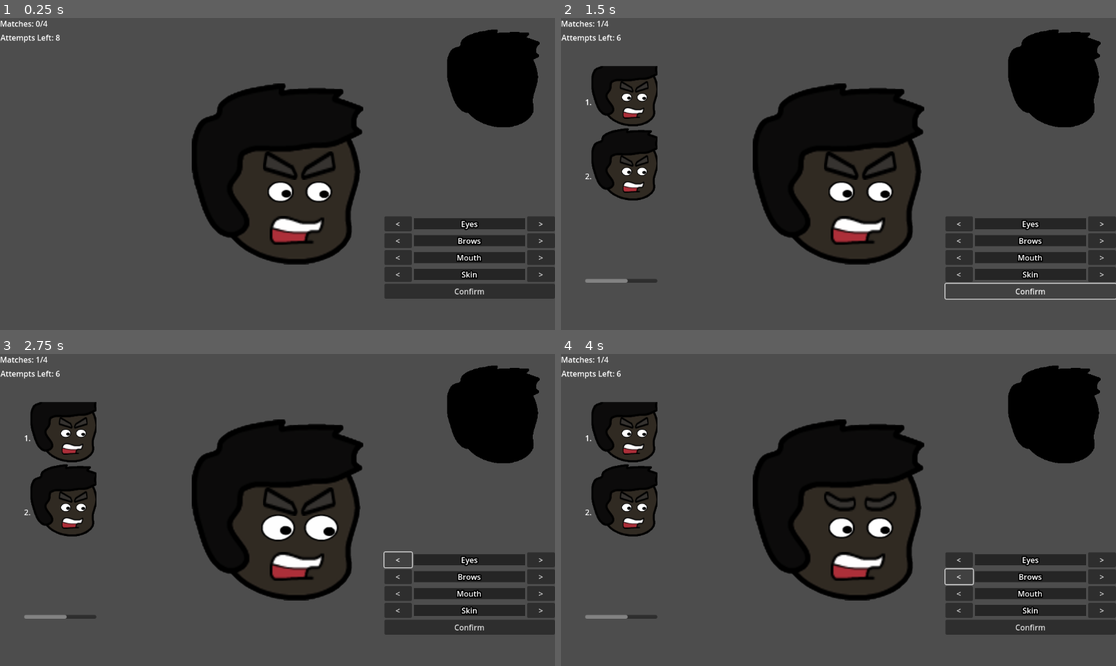
Above: before the commit, frames 1-4 (two rows, left to right).
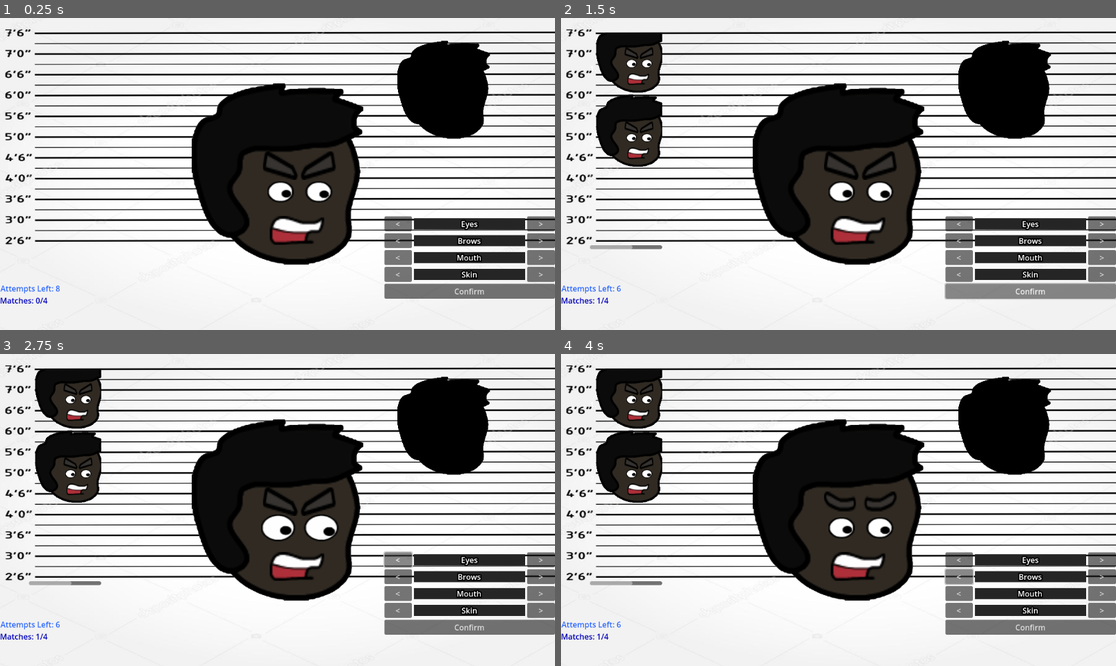
Above: after the commit, the same moments.

Repository: InnerAnythings/catch-thief
Game: Godot game, scene res://scenes/Main.tscn
Two runs of this game, one before a commit and one after it. Both use one fixed random seed, a clock stepped at 60 frames per second and the inputs below.
Inputs:
- Up to frame 1 (0.25 s): no input
- Up to frame 2 (1.5 s): click "Confirm" at 0.5 s; click "Confirm" at 1.25 s
- Up to frame 3 (2.75 s): click "<" at 2 s
- Up to frame 4 (4 s): click ">" at 2.75 s; click "<" at 3.5 s

The runs differ from the first frame. In frame 1, 79% of the frame differs, in the area x 0-100%, y 0-100%; in frame 2, 78%; in frame 3, 79%; in frame 4, 79%.

Commit message:
Adding background picutre and moving UI elements

Diff:
--- a/scenes/Main.tscn
+++ b/scenes/Main.tscn
@@ -22,6 +22,7 @@
 [ext_resource type="AudioStream" uid="uid://5vlxmxil1onk" path="res://assets/Sounds/2.mp3" id="20_2ofn6"]
 [ext_resource type="AudioStream" uid="uid://cyysxil1bxikw" path="res://assets/Sounds/3.mp3" id="21_xa025"]
 [ext_resource type="AudioStream" uid="uid://blv3u7wr31nc0" path="res://assets/Sounds/4.mp3" id="22_36rkl"]
+[ext_resource type="Texture2D" uid="uid://cdth10fpf7i7k" path="res://scenes/hieght.jpg" id="23_ebg2g"]
 
 [sub_resource type="StyleBoxFlat" id="StyleBoxFlat_ft6cd"]
 bg_color = Color(0.144063, 0.144063, 0.144062, 1)
@@ -143,8 +144,10 @@
 text = "Confirm"
 
 [node name="LabelScore" type="Label" parent="CanvasLayer"]
-offset_right = 40.0
-offset_bottom = 23.0
+offset_top = 575.0
+offset_right = 76.0
+offset_bottom = 598.0
+theme_override_colors/font_color = Color(0, 0, 0.745098, 1)
 text = "Score: 0/3"
 
 [node name="BtnRestart" type="Button" parent="CanvasLayer"]
@@ -156,16 +159,17 @@
 
 [node name="LabelAttempts" type="Label" parent="CanvasLayer"]
 offset_left = 1.0
-offset_top = 29.0
+offset_top = 550.0
 offset_right = 125.0
-offset_bottom = 52.0
+offset_bottom = 573.0
+theme_override_colors/font_color = Color(0.178604, 0.410124, 1, 1)
 text = "Attempts Left: 8"
 
 [node name="LabelGameOver" type="Label" parent="CanvasLayer"]
-offset_left = 487.0
-offset_top = 310.0
-offset_right = 624.0
-offset_bottom = 344.0
+offset_left = 546.0
+offset_top = 558.0
+offset_right = 683.0
+offset_bottom = 592.0
 theme_override_colors/font_color = Color(0.890196, 0.113725, 0, 1)
 theme_override_colors/font_shadow_color = Color(0.498039, 0, 0, 1)
 theme_override_font_sizes/font_size = 24
@@ -173,10 +177,10 @@
 horizontal_alignment = 1
 
 [node name="ScrollContainer" type="ScrollContainer" parent="CanvasLayer"]
-offset_left = 50.0
-offset_top = 100.0
-offset_right = 200.0
-offset_bottom = 550.0
+offset_left = 60.0
+offset_top = 30.0
+offset_right = 210.0
+offset_bottom = 480.0
 
 [node name="HistoryList" type="VBoxContainer" parent="CanvasLayer/ScrollContainer"]
 layout_mode = 2
@@ -185,13 +189,22 @@
 zoom = Vector2(0.5, 0.5)
 
 [node name="TargetCharacter" parent="." instance=ExtResource("1_rvslj")]
-position = Vector2(896, -397)
+position = Vector2(690, -350)
 scale = Vector2(0.54, 0.54)
 
 [node name="Character" parent="." instance=ExtResource("1_rvslj")]
 
 [node name="Hair" parent="Character" index="4"]
 modulate = Color(0.188235, 0.247059, 1, 1)
+
+[node name="TextureRect" type="TextureRect" parent="."]
+z_index = -4000
+offset_left = -1213.0
+offset_top = -658.0
+offset_right = 1405.0
+offset_bottom = 894.0
+rotation = -0.00147909
+texture = ExtResource("23_ebg2g")
 
 [connection signal="pressed" from="CanvasLayer/VBoxContainer/HBoxContainer/BtnEyesPrev" to="." method="_on_btn_eyes_prev_pressed"]
 [connection signal="pressed" from="CanvasLayer/VBoxContainer/HBoxContainer/BtnEyesNext" to="." method="_on_btn_eyes_next_pressed"]
Binary file added: assets/backgrounds/815QnFhkRAL.jpg
Not shown, added: assets/backgrounds/815QnFhkRAL.jpg.import
Binary file added: assets/backgrounds/hieght.jpg
Not shown, added: assets/backgrounds/hieght.jpg.import
Binary file added: scenes/815QnFhkRAL.jpg
Not shown, added: scenes/815QnFhkRAL.jpg.import
Not shown: 1 places in scenes/Main.tscn that only renumber resources
Binary file added: scenes/hieght.jpg
Not shown, added: scenes/hieght.jpg.import
